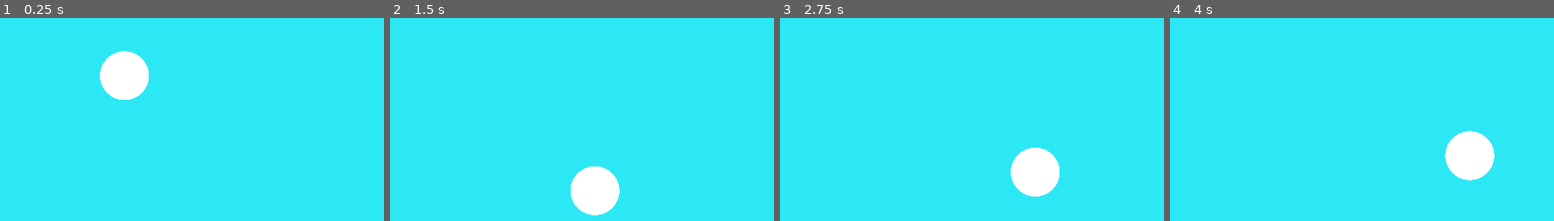
Above: before the commit, frames 1-4 (left to right).
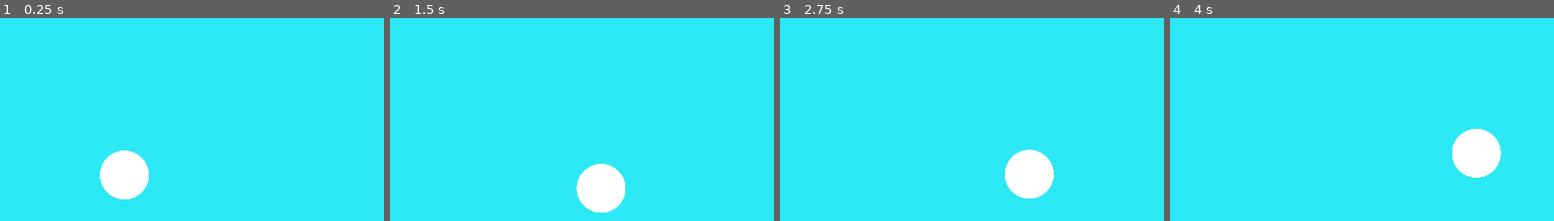
Above: after the commit, the same moments.

Repository: ThomasBringer/LD56
Game: Godot game, scene res://main/main.tscn
Same seed, same stepped clock (60 frames per second), same inputs: the game is played once before the commit and once after it.
Inputs:
- Up to frame 1 (0.25 s): no input
- Up to frame 2 (1.5 s): tap Enter (ui_accept) at 0.5, 0.77 s; hold Right (ui_right) 0.53-1.28 s; hold Left (ui_left) from 1.28 s (still down)
- Up to frame 3 (2.75 s): tap Enter (ui_accept) at 1.52 s; release Left (ui_left) at 2.03 s; hold Right (ui_right) from 2.03 s (still down)
- Up to frame 4 (4 s): tap Enter (ui_accept) at 3.02, 3.77 s; release Right (ui_right) at 3.53 s; hold Left (ui_left) from 3.53 s (still down)

The runs differ from the first frame. In frame 1, 4.9% of the frame differs, in the area x 25-39%, y 16-90%; in frame 2, 0.9%; in frame 3, 0.8%; in frame 4, 0.9%.

Commit message:
too complicated with raycasts

Diff:
--- a/game/snail/snail.tscn
+++ b/game/snail/snail.tscn
@@ -15,9 +15,11 @@
 
 [node name="SnailShapeShell" parent="RigidBody2D" instance=ExtResource("2_whbvd")]
 
-[node name="CharacterBody2D" type="CharacterBody2D" parent="."]
+[node name="CharacterBody2D" type="CharacterBody2D" parent="." node_paths=PackedStringArray("ray_cast_left_array", "ray_cast_right_array")]
 motion_mode = 1
 script = ExtResource("4_8j8u1")
+ray_cast_left_array = [NodePath("../Follower/Forward/RayLeftPivot1/RayCastLeft1"), NodePath("../Follower/Forward/RayLeftPivot2/RayCastLeft2"), NodePath("../Follower/Forward/RayLeftPivot3/RayCastLeft3")]
+ray_cast_right_array = [NodePath("../Follower/Forward/RayRightPivot1/RayCastRight1"), NodePath("../Follower/Forward/RayRightPivot2/RayCastRight2"), NodePath("../Follower/Forward/RayRightPivot3/RayCastRight3")]
 
 [node name="RemoteTransform2D" type="RemoteTransform2D" parent="CharacterBody2D"]
 remote_path = NodePath("../../Follower")
@@ -31,12 +33,42 @@
 
 [node name="Forward" type="Node2D" parent="Follower"]
 
-[node name="RayPivot" type="Node2D" parent="Follower/Forward"]
+[node name="RayLeftPivot1" type="Node2D" parent="Follower/Forward"]
 
-[node name="RayCastRight" type="RayCast2D" parent="Follower/Forward/RayPivot"]
+[node name="RayCastLeft1" type="RayCast2D" parent="Follower/Forward/RayLeftPivot1"]
+position = Vector2(-140, 0)
+target_position = Vector2(0, 500)
+
+[node name="RayLeftPivot2" type="Node2D" parent="Follower/Forward"]
+rotation = -0.698132
+
+[node name="RayCastLeft2" type="RayCast2D" parent="Follower/Forward/RayLeftPivot2"]
+position = Vector2(-175, 0)
+target_position = Vector2(0, 500)
+
+[node name="RayLeftPivot3" type="Node2D" parent="Follower/Forward"]
+rotation = -1.39626
+
+[node name="RayCastLeft3" type="RayCast2D" parent="Follower/Forward/RayLeftPivot3"]
+position = Vector2(-175, 0)
+target_position = Vector2(0, 500)
+
+[node name="RayRightPivot1" type="Node2D" parent="Follower/Forward"]
+
+[node name="RayCastRight1" type="RayCast2D" parent="Follower/Forward/RayRightPivot1"]
 position = Vector2(140, 0)
-target_position = Vector2(0, 300)
+target_position = Vector2(0, 500)
 
-[node name="RayCastLeft" type="RayCast2D" parent="Follower/Forward/RayPivot"]
-position = Vector2(-140, 0)
-target_position = Vector2(0, 300)
+[node name="RayRightPivot2" type="Node2D" parent="Follower/Forward"]
+rotation = 0.698132
+
+[node name="RayCastRight2" type="RayCast2D" parent="Follower/Forward/RayRightPivot2"]
+position = Vector2(175, 0)
+target_position = Vector2(0, 500)
+
+[node name="RayRightPivot3" type="Node2D" parent="Follower/Forward"]
+rotation = 1.39626
+
+[node name="RayCastRight3" type="RayCast2D" parent="Follower/Forward/RayRightPivot3"]
+position = Vector2(175, 0)
+target_position = Vector2(0, 500)
--- a/game/snail/snail_character_body.gd
+++ b/game/snail/snail_character_body.gd
@@ -7,43 +7,58 @@
 var next_forward: Vector2
 
 @onready var forward_node: Node2D = $"../Follower/Forward"
-@onready var ray_pivot: Node2D = $"../Follower/Forward/RayPivot"
-@onready var ray_cast_left: RayCast2D = $"../Follower/Forward/RayPivot/RayCastLeft"
-@onready var ray_cast_right: RayCast2D = $"../Follower/Forward/RayPivot/RayCastRight"
-var ray_cast: RayCast2D
+@export var ray_cast_left_array: Array[RayCast2D]
+@export var ray_cast_right_array: Array[RayCast2D]
+var ray_cast_array: Array[RayCast2D]
 
 func _physics_process(delta: float) -> void:
-	if not is_on_wall():
-		print("AIR")
-		velocity.x = 0
-		velocity += get_gravity() * delta
+	#print("RAY PIVOT ROTATION   ",ray_pivot.rotation)
+	while not is_on_wall():
+		velocity = 1000 * Vector2.DOWN
 		move_and_slide()
-		return
+		if is_on_wall():
+			update_forward()
+	#if not is_on_wall():
+		#print("AIR")
+		#velocity.x = 0
+		#velocity += get_gravity() * delta
+		#move_and_slide()
+		#return
 
 	var input := Input.get_axis("ui_left", "ui_right")
 	if not input:
 		velocity = Vector2.ZERO
 		return
+
+	update_forward()
+	ray_cast_array = ray_cast_right_array if input > 0 else ray_cast_left_array
+
+	var i: int = 0
+	for ray_cast in ray_cast_array:
+		if ray_cast.is_colliding():
+			next_normal = ray_cast.get_collision_normal().normalized()
+			next_forward = -next_normal.orthogonal().normalized()
+			var angle: float = forward.angle_to(next_forward)
+			if abs(angle)>.01: print(angle * sign(input))
+			if angle * sign(input) > .1:
+				velocity = SPEED * input * forward - 1 / delta * normal
+				#velocity = SPEED * input * next_forward
+			else:
+				velocity = SPEED * input * forward - 1 / delta * normal
+
+			move_and_slide()
+
+			while not is_on_wall():
+				print("AIR DETECT END")
+				velocity = -1000 * normal
+				move_and_slide()
+			return
+
+	print("error, no raycast worked")
+
+func update_forward():
 	var collision: KinematicCollision2D = get_last_slide_collision()
 	if collision:
 		normal = collision.get_normal().normalized()
 		forward = -normal.orthogonal().normalized()
 		forward_node.rotation = forward.angle()
-
-	ray_cast = ray_cast_right if input > 0 else ray_cast_left
-	if ray_cast.is_colliding():
-		next_normal = ray_cast.get_collision_normal().normalized()
-		next_forward = -next_normal.orthogonal().normalized()
-		var angle: float = forward.angle_to(next_forward)
-		if abs(angle)>.01: print(angle * sign(input))
-		if angle * sign(input) > .1:
-			velocity = SPEED * input * next_forward
-		else:
-			velocity = SPEED * input * forward - 1 / delta * normal
-
-	move_and_slide()
-
-	while not is_on_wall():
-		print("AIR DETECT END")
-		velocity = -1000 * normal
-		move_and_slide()
